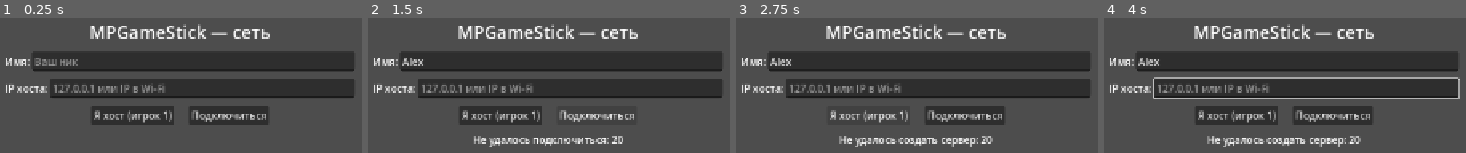
Above: before the commit, frames 1-4 (left to right).
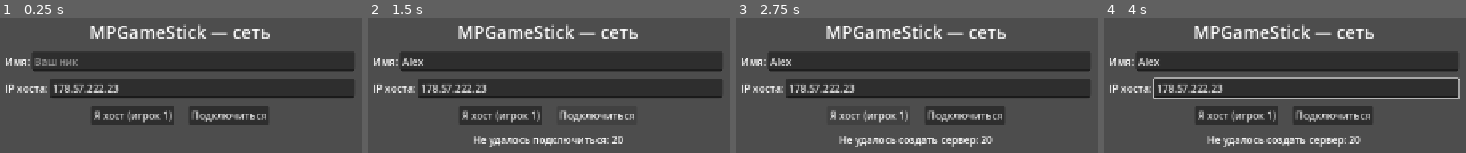
Above: after the commit, the same moments.

Repository: pr58pageev/mp-game-stick
Game: Godot game, scene res://scenes/Lobby.tscn
Two runs of this game, one before a commit and one after it. Both use one fixed random seed, a clock stepped at 60 frames per second and the inputs below.
Inputs (mouse positions are in pixels of both pictures, inside the frame that each line leads up to):
- Up to frame 1 (0.25 s): no input
- Up to frame 2 (1.5 s): click (559, 61) at 0.52 s; type "Alex" at 0.6 s; click "Подключиться" at 1.25 s
- Up to frame 3 (2.75 s): click "Я хост (игрок 1)" at 2 s
- Up to frame 4 (4 s): tap Enter at 2.75 s; move the mouse to (1458, 97) at 2.77 s; hold Right (move_right) 2.78-3.5 s; click (1458, 97) at 2.92 s; tap Space (jump) at 3.02, 3.5 s; drag from (1125, 142) to (outside the picture) at 3.52 s

The runs differ from the first frame. In frame 1, 1.1% of the frame differs, in the area x 14-46%, y 49-56%; in frame 2, 1.1%; in frame 3, 1.1%; in frame 4, 1.1%.

Commit message:
Pre-fill lobby host from config/default_server_host.txt
Co-authored-by: Cursor <cursoragent@cursor.com>

Diff:
--- a/scenes/Lobby.tscn
+++ b/scenes/Lobby.tscn
@@ -56,7 +56,7 @@
 [node name="HostAddressEdit" type="LineEdit" parent="VBox/AddressRow"]
 layout_mode = 2
 size_flags_horizontal = 3
-placeholder_text = "127.0.0.1 или IP в Wi‑Fi"
+placeholder_text = "По умолчанию из config; для теста — 127.0.0.1"
 
 [node name="Buttons" type="HBoxContainer" parent="VBox"]
 layout_mode = 2
--- a/scripts/Lobby.gd
+++ b/scripts/Lobby.gd
@@ -1,15 +1,36 @@
 extends Control
 
 const PORT := 7777
+const DEFAULT_HOST_FILE := "res://config/default_server_host.txt"
 
 @onready var _name_edit: LineEdit = $VBox/NameRow/NameEdit
 @onready var _address_edit: LineEdit = $VBox/AddressRow/HostAddressEdit
 @onready var _status: Label = $VBox/Status
 
+var _cached_default_host: String = ""
+
 
 func _ready() -> void:
 	multiplayer.connected_to_server.connect(_on_connected_to_server)
 	multiplayer.connection_failed.connect(_on_connection_failed)
+	_address_edit.text = _read_default_server_host()
+
+
+func _read_default_server_host() -> String:
+	if not _cached_default_host.is_empty():
+		return _cached_default_host
+	if FileAccess.file_exists(DEFAULT_HOST_FILE):
+		var f := FileAccess.open(DEFAULT_HOST_FILE, FileAccess.READ)
+		if f:
+			while not f.eof_reached():
+				var line := f.get_line().strip_edges()
+				if line.is_empty() or line.begins_with("#"):
+					continue
+				_cached_default_host = line
+				break
+	if _cached_default_host.is_empty():
+		_cached_default_host = "127.0.0.1"
+	return _cached_default_host
 
 
 func _on_host_pressed() -> void:
@@ -35,7 +56,7 @@
 		return
 	var host := _address_edit.text.strip_edges()
 	if host.is_empty():
-		host = "127.0.0.1"
+		host = _read_default_server_host()
 	var peer := ENetMultiplayerPeer.new()
 	var err := peer.create_client(host, PORT)
 	if err != OK:
Not shown, added: config/default_server_host.txt
Not shown: 1 places in scenes/Lobby.tscn that only renumber resources
